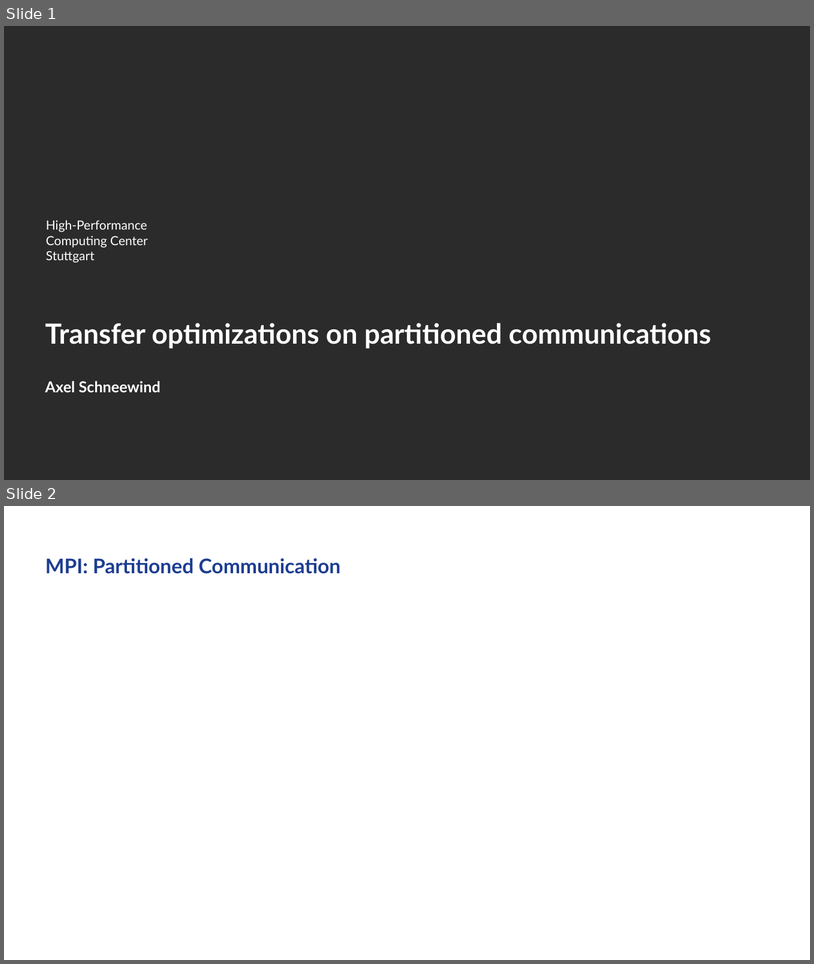
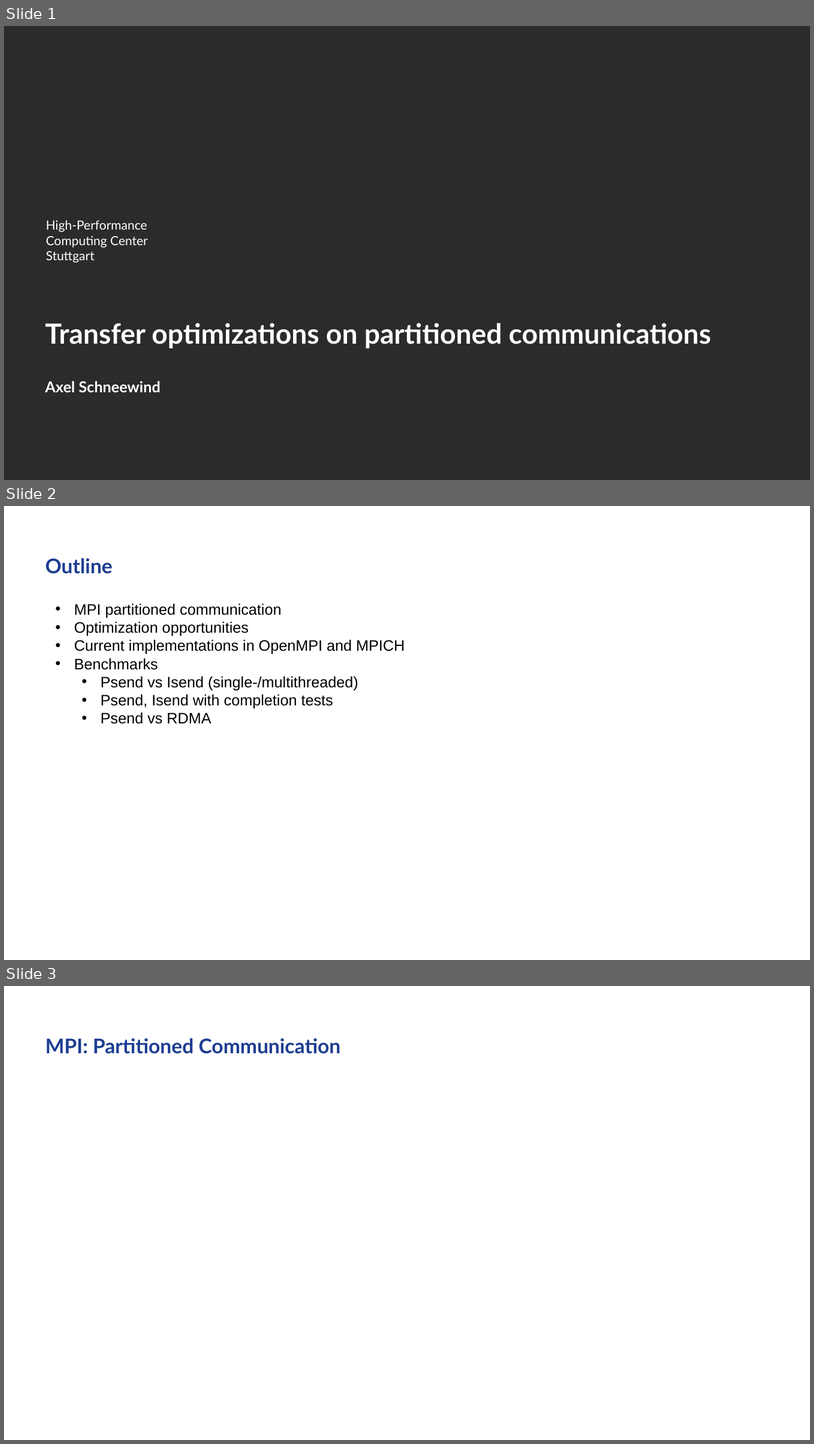
Before and after one commit to AxelSchneewind/mpi-benchmark, a slide deck: presentation/presentation-partitioned-progress.pptx. Shown one above the other, each under a label of ours: slides 1 and 2 before the commit, slides 1, 2 and 3 after it. The pictures are 814x964 and 814x1444 pixels, drawn with LibreOffice and Linux fonts; fonts in the diff are those of the drawing; background and template pictures are left out; a plain dark background stands for a picture behind light text. Boxes give left, top, right and bottom in pixels: in the first picture for what was removed or moved away, otherwise in the second. Text is boxed around its words. In the diff, an @@ line names an element or a change of style, - is before the commit and + after.

```diff
--- a/presentation/presentation-partitioned-progress.pptx
+++ b/presentation/presentation-partitioned-progress.pptx
@@ slide 2 added at [4,506,810,960], background picture (left out) @@
@@ title added at [45,558,113,574], 24 pt, text #1D3D91, bold @@
+Outline
@@ text added at [74,603,405,724], 18 pt, text #000000 @@
+• MPI partitioned communication
+• Optimization opportunities
+• Current implementations in OpenMPI and MPICH
+• Benchmarks
+  • Psend vs Isend (single-/multithreaded)
+  • Psend, Isend with completion tests
+  • Psend vs RDMA
@@ what was slide 2 is now slide 3 @@
```
Also in this commit, not shown: 8 slides changed, 8 other slides added, 21 other files.
